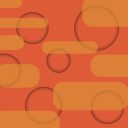
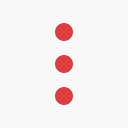
Comparing the layer stacks of the two 128 x 128 images. Changes:
removed layer "Shape 9" (was 65%) over [0, 0, 128, 128]
removed layer "Shape 1 copy 2" over [0, 5, 125, 125]
added layer "Ellipse 1 copy 5" above "Ellipse 1 copy 4" over [55, 87, 73, 105]
added layer "Ellipse 1 copy 4" above "Ellipse 1 copy 3" over [55, 23, 73, 41]
added layer "Ellipse 1 copy 3" above "Layer 0" over [55, 55, 73, 73]
painted on "Layer 0" over [0, 0, 128, 128]
